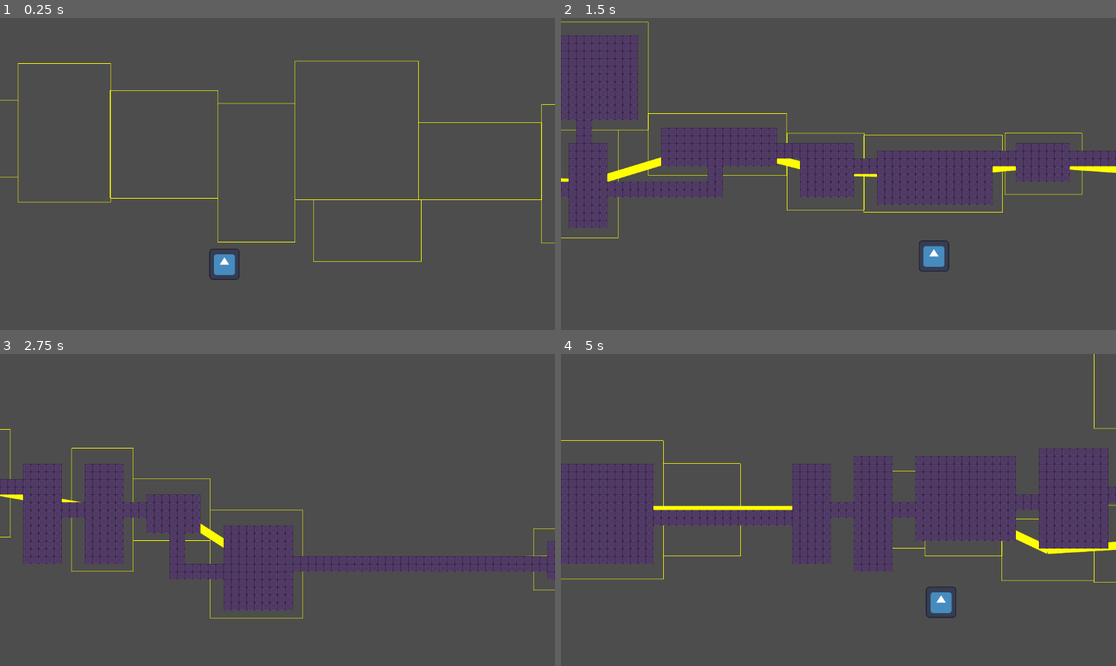
Above: before the commit, frames 1-4 (two rows, left to right).
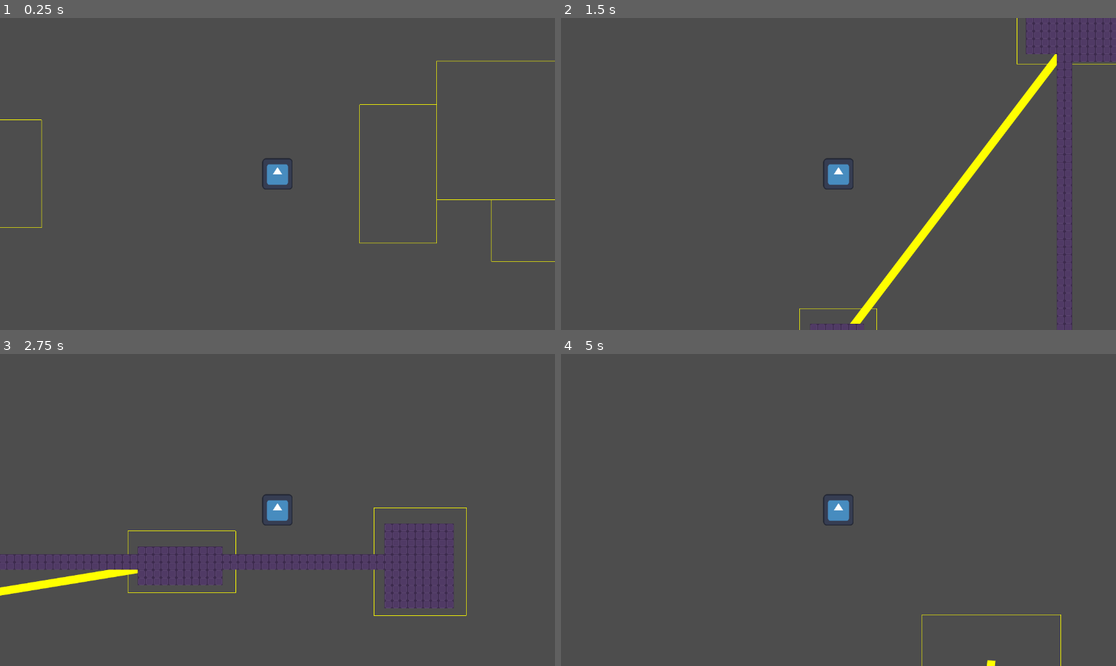
Above: after the commit, the same moments.

Repository: Kerbx/drum-knights
Game: Godot game, scene res://Scenes/main.tscn
The game is run twice, just before and just after one commit, with the same random seed, the same clock (stepped at 60 frames per second) and the same inputs. The engine's default icon, where the game draws it, is replaced by a stand-in: a white triangle on a blue panel in a dark square.
Inputs:
- Up to frame 1 (0.25 s): no input
- Up to frame 2 (1.5 s): hold D (move_right) 0.53-1.28 s; hold R (goida) 0.53-1.28 s; tap Space (ui_select) at 0.77 s; hold S (move_down) from 1.28 s (still down); tap R (goida) at 1.35 s
- Up to frame 3 (2.75 s): tap Space (ui_select) at 1.52 s; release S (move_down) at 2.03 s; hold D (move_right) from 2.03 s (still down); hold R (goida) from 2.03 s (still down)
- Up to frame 4 (5 s): release D (move_right) at 2.78 s; release R (goida) at 2.78 s; hold W (move_up) 2.78-3.53 s; tap R (goida) at 2.85, 4.35 s; tap Space (ui_select) at 3.02, 3.77, 4.52 s; hold R (goida) 3.53-4.28 s; hold Left (move_left) from 3.53 s (still down)

The runs differ from the first frame. In frame 1, 2.3% of the frame differs, in the area x 0-100%, y 13-84%; in frame 2, 13%, in the area x 0-100%, y 0-100%; in frame 3, 8.7%; in frame 4, 11%.
Error in both runs: Invalid call. Nonexistent function 'get_closest_point' in base 'Nil'. (res://Scripts/Main.gd:124)

Commit message:
added camera to player.

Diff:
--- a/Scenes/main.tscn
+++ b/Scenes/main.tscn
@@ -174,8 +174,6 @@
 
 [node name="Rooms" type="Node" parent="."]
 
-[node name="Camera2D" type="Camera2D" parent="."]
-
 [node name="TileMap" type="TileMap" parent="."]
 tile_set = SubResource("TileSet_okljc")
 format = 2
@@ -183,6 +181,7 @@
 layer_0/tile_data = PackedInt32Array(786457, 655360, 8, 720921, 655360, 3, 655385, 655360, 3, 589849, 655360, 6, 524313 …(16009 unchanged characters)…
 
 [node name="Player" parent="." instance=ExtResource("3_mvhfs")]
-position = Vector2(-87, 73)
 MAX_SPEED = 500
 ACCELERATION = 2500
+
+[node name="Camera2D" type="Camera2D" parent="Player"]
--- a/Scenes/player.tscn
+++ b/Scenes/player.tscn
@@ -1,13 +1,57 @@
 [gd_scene load_steps=4 format=3 uid="uid://dd1lx40qsrv83"]
 
 [ext_resource type="Texture2D" uid="uid://b81xj67jw6lo6" path="res://Resources/icon.svg" id="1_mq6c7"]
-[ext_resource type="Script" path="res://Scripts/player.gd" id="1_sw8ds"]
+
+[sub_resource type="GDScript" id="GDScript_4xugy"]
+script/source = "extends CharacterBody2D
+
+
+@export var MAX_SPEED = 300
+@export var ACCELERATION = 1500
+@export var FRICTION = 1200
+
+@onready var axis = Vector2.ZERO
+
+
+func _physics_process(delta):
+	move(delta)
+
+
+func get_input_axis():
+	axis.x = int(Input.is_action_pressed(\"move_right\")) - int(Input.is_action_pressed(\"move_left\"))
+	axis.y = int(Input.is_action_pressed(\"move_down\")) - int(Input.is_action_pressed(\"move_up\"))
+
+	return axis.normalized()
+
+
+func move(delta):
+	axis = get_input_axis()
+
+	if axis == Vector2.ZERO:
+		apply_friction(FRICTION * delta)
+	else:
+		apply_movement(axis * ACCELERATION * delta)
+
+	move_and_slide()
+
+
+func apply_friction(amount):
+	if velocity.length() > amount:
+		velocity -= velocity.normalized() * amount
+	else:
+		velocity = Vector2.ZERO
+
+
+func apply_movement(accel):
+	velocity += accel
+	velocity = velocity.limit_length(MAX_SPEED)
+"
 
 [sub_resource type="CircleShape2D" id="CircleShape2D_an1w3"]
 radius = 44.0
 
 [node name="Player" type="CharacterBody2D"]
-script = ExtResource("1_sw8ds")
+script = SubResource("GDScript_4xugy")
 
 [node name="CollisionShape2D" type="CollisionShape2D" parent="."]
 shape = SubResource("CircleShape2D_an1w3")
--- /dev/null
+++ b/Scenes/test.tscn
@@ -0,0 +1,8 @@
+[gd_scene load_steps=2 format=3 uid="uid://cvt3wnyf73xoy"]
+
+[ext_resource type="PackedScene" uid="uid://dd1lx40qsrv83" path="res://Scenes/player.tscn" id="1_rkwch"]
+
+[node name="Node2D" type="Node2D"]
+
+[node name="Player" parent="." instance=ExtResource("1_rkwch")]
+position = Vector2(263, 219)
--- a/Scripts/player.gd
+++ b/Scripts/player.gd
@@ -1,4 +1,5 @@
 extends CharacterBody2D
+
 
 @export var MAX_SPEED = 300
 @export var ACCELERATION = 1500
@@ -7,17 +8,16 @@
 @onready var axis = Vector2.ZERO
 
 
-
-
 func _physics_process(delta):
 	move(delta)
-
 
 
 func get_input_axis():
 	axis.x = int(Input.is_action_pressed("move_right")) - int(Input.is_action_pressed("move_left"))
 	axis.y = int(Input.is_action_pressed("move_down")) - int(Input.is_action_pressed("move_up"))
+
 	return axis.normalized()
+
 
 func move(delta):
 	axis = get_input_axis()
@@ -29,12 +29,14 @@
 
 	move_and_slide()
 
+
 func apply_friction(amount):
 	if velocity.length() > amount:
 		velocity -= velocity.normalized() * amount
 	else:
 		velocity = Vector2.ZERO
 
+
 func apply_movement(accel):
 	velocity += accel
 	velocity = velocity.limit_length(MAX_SPEED)
